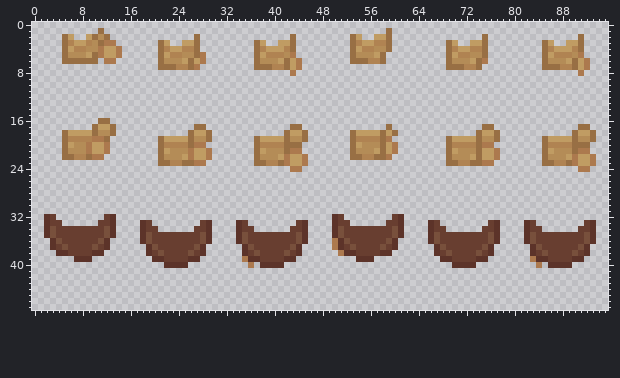
Sprite sheet, stored at Assets/_ IslandBoy/Content/Art/Sprites/Armor/Wood Armor/F Wood Chest.png. Above: the version before the commit.
The file is 96x48 pixels.
Now the later version:
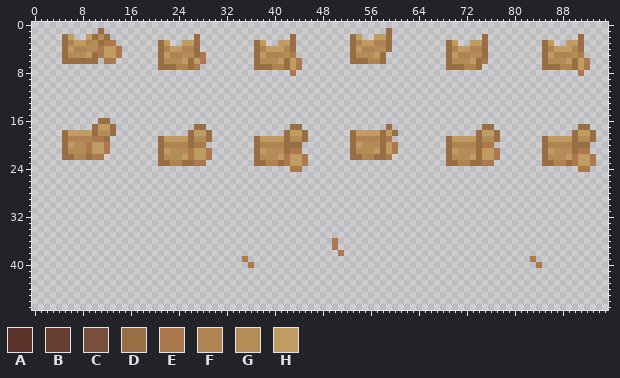
Palette (. is transparent): A #5c3329  B #683e30  C #78503c  D #986f44  E #ac794e  F #b08352  G #b48c57  H #c09c63
Diff:
The edit erases colour A in row 32 at x 2, 13, 50 and 61; in rows 33 to 35 at x 2, 13, 18, 29, 34, 45, 50, 61, 66, 77, 82 and 93; in row 36 at x 3, 12, 18, 29, 34, 45, 51, 60, 66, 77, 82 and 93; in row 37 at x 3, 12, 19, 28, 35, 44, 51, 60, 67, 76, 83 and 92; in row 38 at x 4 to 5, 10 to 11, 19, 28, 35, 44, 52 to 53, 58 to 59, 67, 76, 83 and 92; in row 39 at x 7 to 9, 20 to 21, 26 to 27, 36 to 37, 42 to 43, 54 to 56, 68 to 69, 74 to 75, 84 to 85 and 90 to 91.
The edit erases colour A in row 40 at x 22 to 25, 38 to 41, 70 to 73 and 86 to 89.
The edit erases colour B in row 32 at x 3, 12, 51 and 60; in row 33 at x 3 to 4, 11 to 12, 19, 28, 35, 44, 51 to 52, 59 to 60, 67, 76, 83 and 92; in row 34 at x 4 to 11, 19 to 20, 27 to 28, 35 to 36, 43 to 44, 52 to 59, 67 to 68, 75 to 76, 83 to 84 and 91 to 92; in row 35 at x 4 to 11, 20 to 27, 36 to 43, 52 to 59, 68 to 75 and 84 to 91; in row 36 at x 5 to 10, 20 to 27, 36 to 43, 53 to 58, 68 to 75 and 84 to 91; in row 37 at x 4, 6 to 9, 11, 21 to 26, 37 to 42, 52, 54 to 57, 59, 69 to 74 and 85 to 90.
The edit erases colour B in row 38 at x 6 to 9, 20, 22 to 25, 27, 36, 38 to 41, 43, 54 to 57, 68, 70 to 73, 75, 84, 86 to 89 and 91; in row 39 at x 22 to 25, 38 to 41, 70 to 73 and 86 to 89.
The edit erases colour C in row 34 at x 3, 12, 51 and 60; in row 35 at x 3, 12, 19, 28, 35, 44, 51, 60, 67, 76, 83 and 92; in row 36 at x 4, 11, 19, 28, 35, 44, 52, 59, 67, 76, 83 and 92; in row 37 at x 5, 10, 20, 27, 36, 43, 53, 58, 68, 75, 84 and 91; in row 38 at x 21, 26, 37, 42, 69, 74, 85 and 90.
Where, in picture pixels (left, top, right, bottom), the same in both pictures:
erased: (44, 214, 116, 262)
erased: (236, 214, 404, 268)
erased: (140, 220, 212, 268)
erased: (428, 220, 500, 268)
erased: (524, 220, 596, 268)
